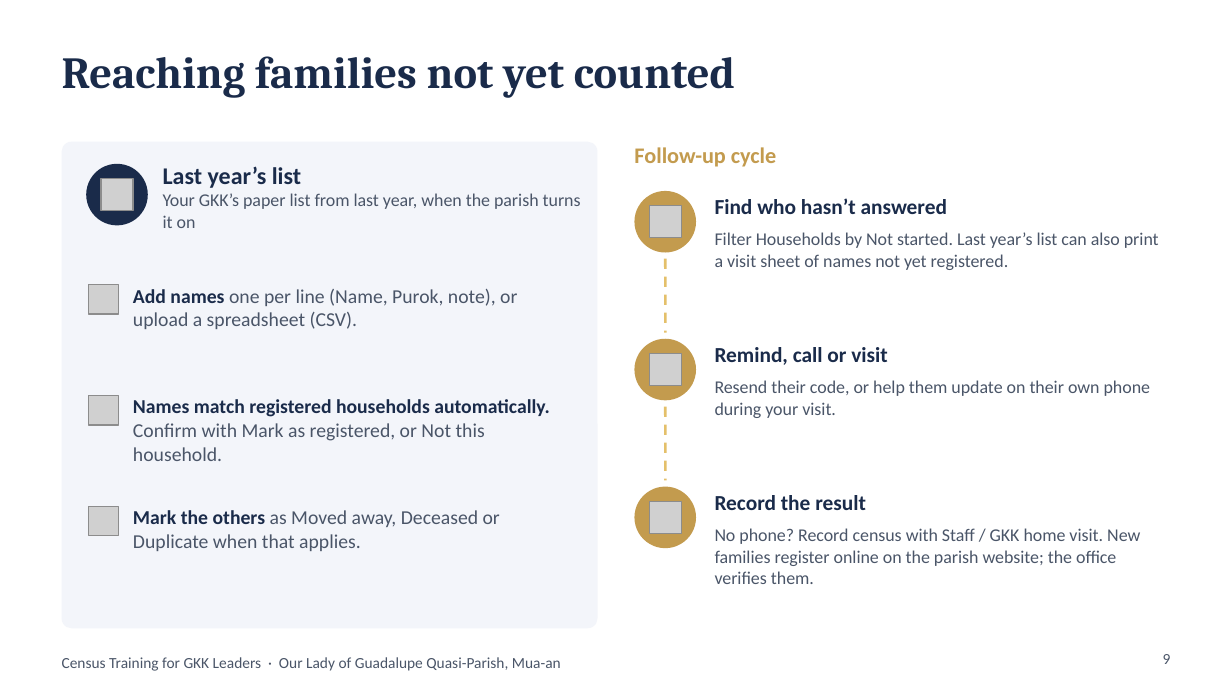
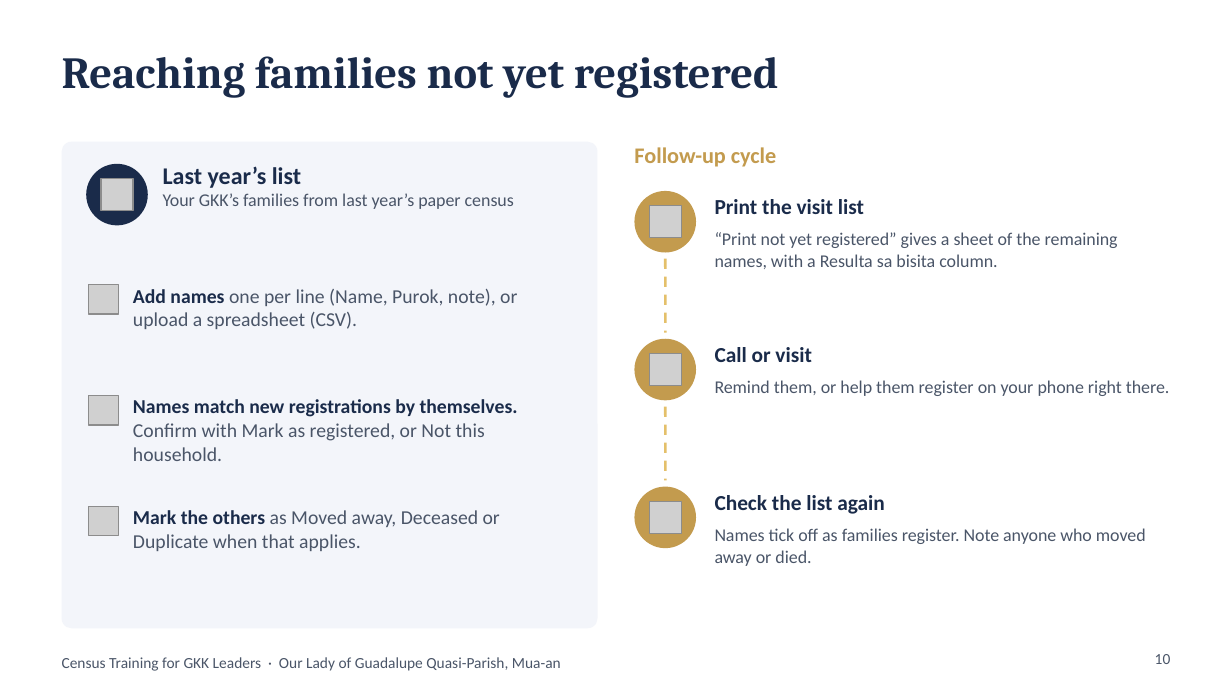
Before and after one commit to DaveenDev/parish-members-registry, a slide deck: slide 10 of docs/GKK-Leaders-Census-Training.pptx (slide 9 before the commit). Drawn at 1232x693 pixels with LibreOffice and Linux fonts; fonts in the diff are those of the drawing; grey boxes stand for pictures. Boxes give left, top, right and bottom in pixels: in the first picture for what was removed or moved away, otherwise in the second. Text is boxed around its words. In the diff, an @@ line names an element or a change of style, - is before the commit and + after.

```diff
--- a/docs/GKK-Leaders-Census-Training.pptx
+++ b/docs/GKK-Leaders-Census-Training.pptx
@@ title at (x1=62, y1=56, x2=779, y2=98): text changed @@
-Reaching families not yet counted
+Reaching families not yet registered
@@ text at (x1=163, y1=193, x2=514, y2=209): text changed @@
-Your GKK’s paper list from last year, when the parish turns it on
+Your GKK’s families from last year’s paper census
@@ text at (x1=715, y1=199, x2=864, y2=214): text changed @@
-Find who hasn’t answered
+Print the visit list
@@ text at (x1=715, y1=232, x2=1118, y2=269): text changed @@
-Filter Households by Not started. Last year’s list can also print a visit sheet of names not yet registered.
+“Print not yet registered” gives a sheet of the remaining names, with a Resulta sa bisita column.
@@ text at (x1=715, y1=347, x2=812, y2=362): text changed @@
-Remind, call or visit
+Call or visit
@@ text at (x1=715, y1=380, x2=1170, y2=396): text changed @@
-Resend their code, or help them update on their own phone during your visit.
+Remind them, or help them register on your phone right there.
@@ text at (x1=133, y1=399, x2=518, y2=461): text changed @@
-Names match registered households automatically. Confirm with Mark as registered, or Not this household.
+Names match new registrations by themselves. Confirm with Mark as registered, or Not this household.
@@ text at (x1=715, y1=495, x2=885, y2=514): text changed @@
-Record the result
+Check the list again
@@ text at (x1=715, y1=528, x2=1146, y2=566): text changed @@
-No phone? Record census with Staff / GKK home visit. New families register online on the parish website; the office verifies them.
+Names tick off as families register. Note anyone who moved away or died.
@@ page number at (x1=1155, y1=654, x2=1171, y2=664): text changed @@
-9
+10
```
Also in this commit, not shown: 9 other slides changed, 5 slides added, 3 slides removed.
